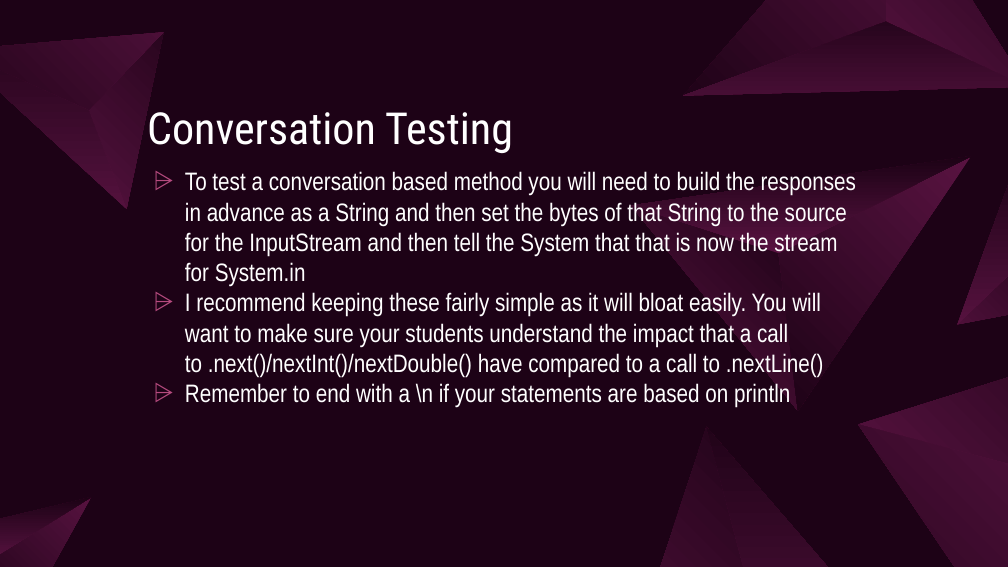
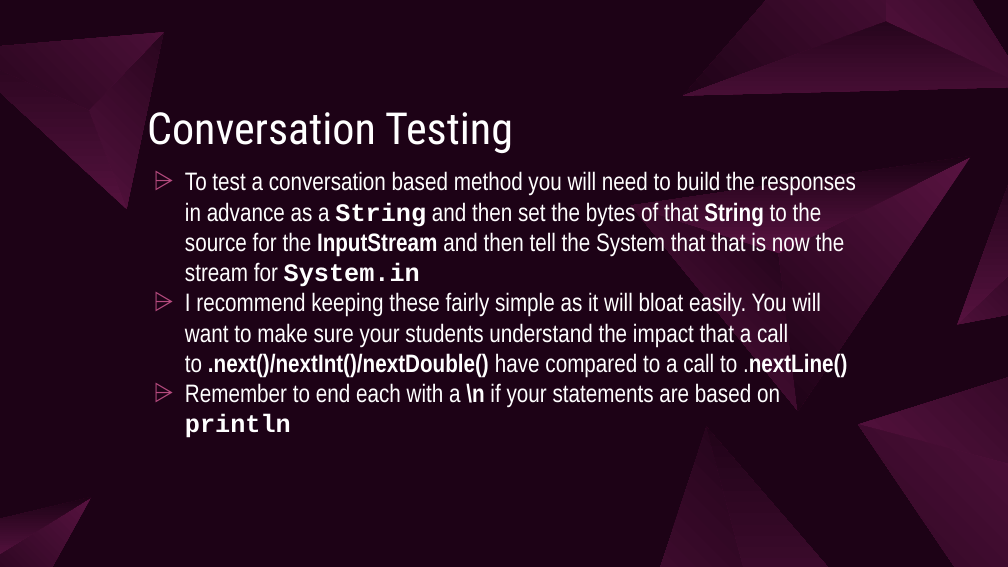
Before and after one commit to CodyHenrichsen-CTEC/JUnitAndReflectionSample, a slide deck: slide 9 of Console Testing.pptx. Drawn at 1008x567 pixels with LibreOffice and Linux fonts; fonts in the diff are those of the drawing. Boxes give left, top, right and bottom in pixels: in the first picture for what was removed or moved away, otherwise in the second. Text is boxed around its words. In the diff, an @@ line names an element or a change of style, - is before the commit and + after.

```diff
--- a/Console Testing.pptx
+++ b/Console Testing.pptx
@@ text at (185, 171, 856, 378): font Arial Narrow to Courier New in "String System.in"; bold on in "String String InputStream System.in", ".next()/nextInt()/nextDouble() .nextLine()" @@
@@ text at (185, 383, 780, 438): text changed @@
-⩥ Remember to end with a \n if your statements are based on println
+⩥ Remember to end each with a \n if your statements are based on println
```
Also in this commit, not shown: 2 other slides changed, 2 other files.
